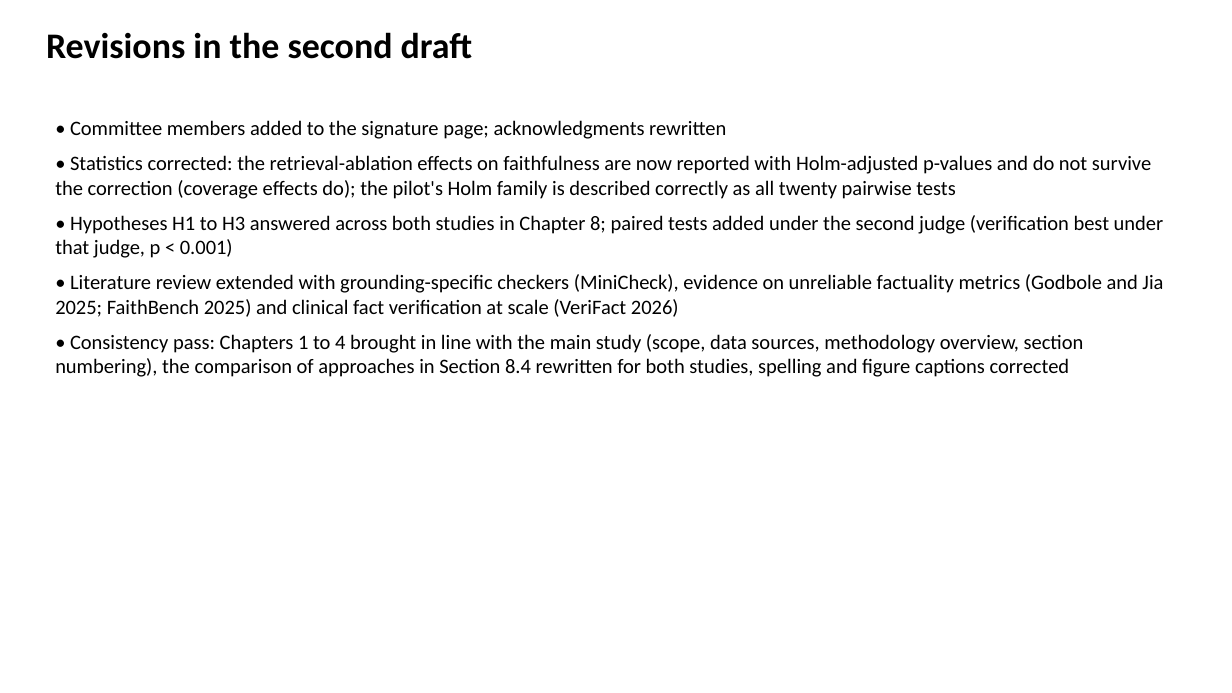
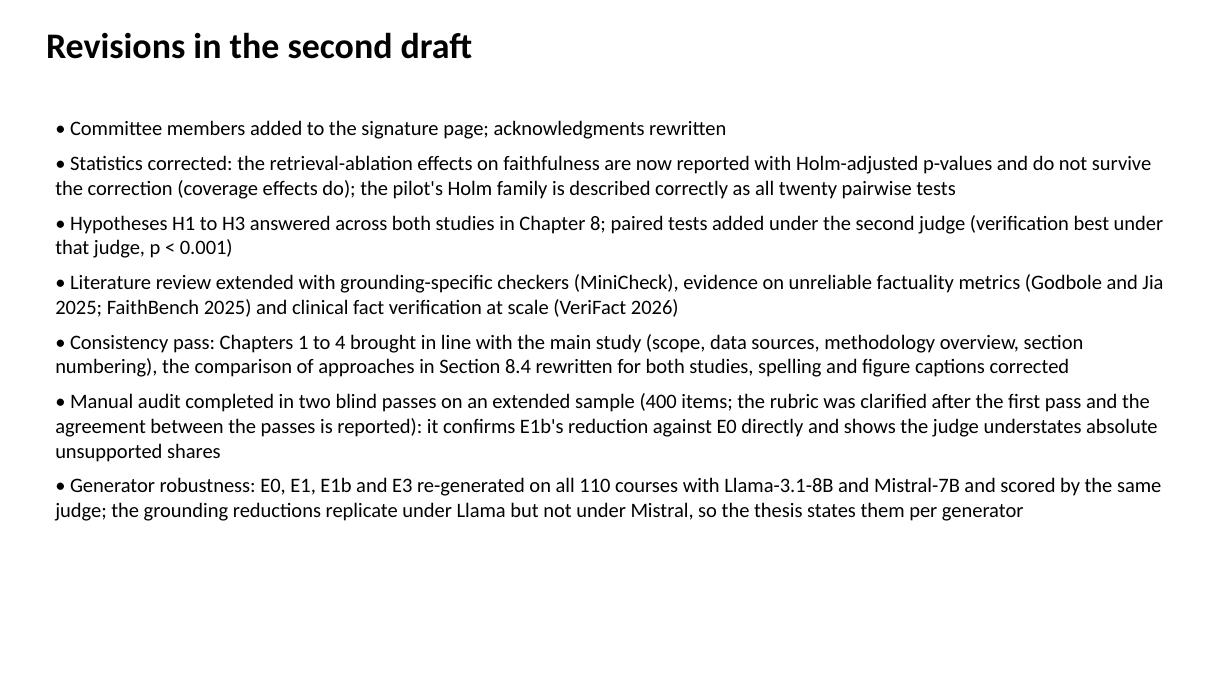
Before and after one commit to slay-a/medical-hallucination-eval, a slide deck: slide 18 of deliverables/Progress_Slides_Fall2026.pptx. Drawn at 1232x693 pixels with LibreOffice and Linux fonts; fonts in the diff are those of the drawing. Boxes give left, top, right and bottom in pixels: in the first picture for what was removed or moved away, otherwise in the second. Text is boxed around its words. In the diff, an @@ line names an element or a change of style, - is before the commit and + after.

Commit message:
Rebuild the progress slides and the source code and data description after the second audit pass and the generator runs

```diff
--- a/deliverables/Progress_Slides_Fall2026.pptx
+++ b/deliverables/Progress_Slides_Fall2026.pptx
@@ text at (x1=55, y1=393, x2=1161, y2=521): paragraphs added @@
+• Manual audit completed in two blind passes on an extended sample (400 items; the rubric was clarified after the first pass and the agreement between the passes is reported): it confirms E1b's reduction against E0 directly and shows the judge understates absolute unsupported shares
+• Generator robustness: E0, E1, E1b and E3 re-generated on all 110 courses with Llama-3.1-8B and Mistral-7B and scored by the same judge; the grounding reductions replicate under Llama but not under Mistral, so the thesis states them per generator
```
Also in this commit, not shown: 3 other slides changed, 2 other files.
